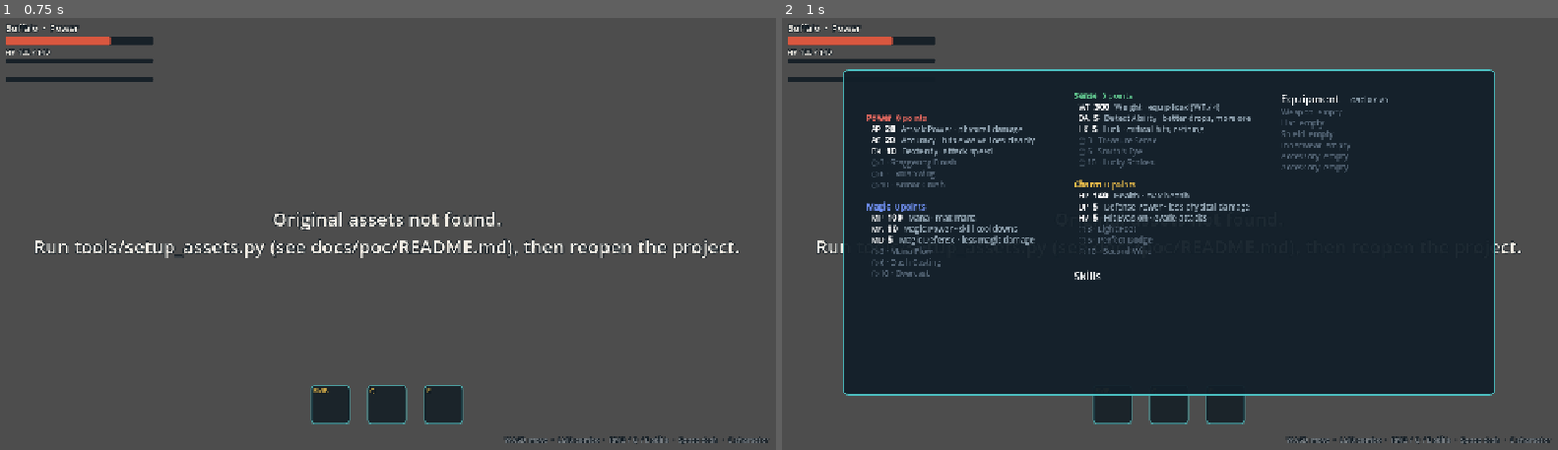
Above: before the commit, frames 1-2 (left to right).
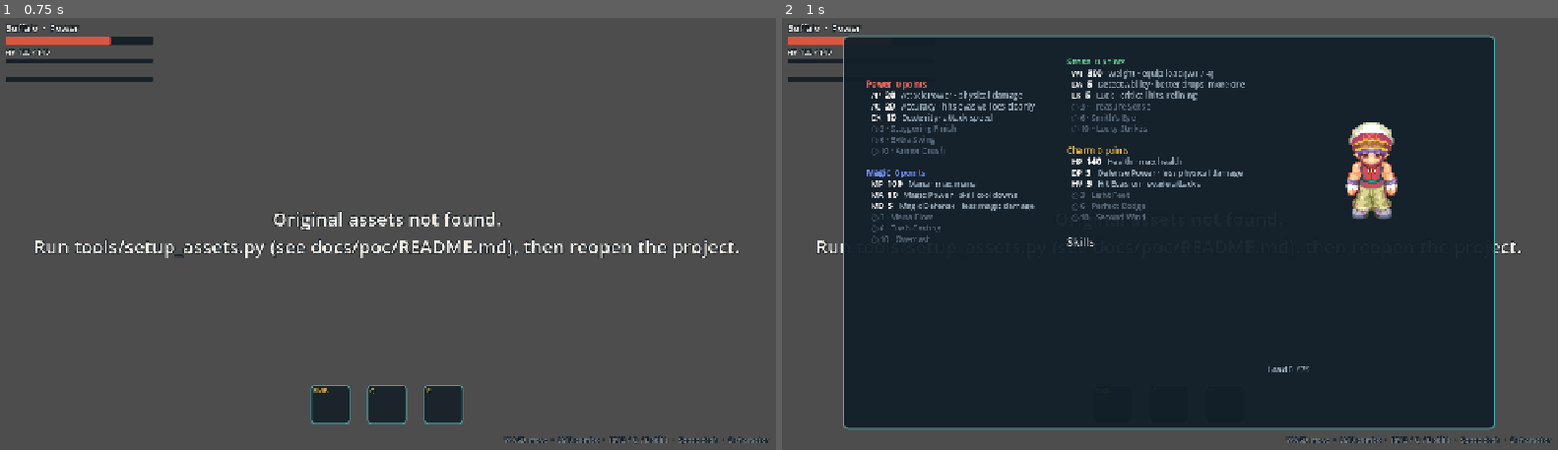
Above: after the commit, the same moments.

Repository: khaledchoucri/tricksterGodot
Game: Godot game, scene res://scenes/hub.tscn
Same seed, same stepped clock (60 frames per second), same inputs: the game is played once before the commit and once after it.
Inputs (mouse positions are in pixels of both pictures, inside the frame that each line leads up to):
- Up to frame 1 (0.75 s): tap Enter (ui_accept) at 0.5 s; move the mouse to (558, 212) at 0.52 s; press the mouse at (558, 212) at 0.53 s; hold D (move_right) from 0.53 s (still down)
- Up to frame 2 (1 s): keep holding D (move_right); tap Enter (ui_accept) at 0.77 s; tap C (character) at 0.8 s

Frame 1 is identical in both runs. In frame 2, 19% of the frame differs, in the area x 7-92%, y 3-96%.
Error in both runs: Invalid access to property or key 'talking' on a base object of type 'Nil'. (res://scripts/hub.gd:99)

Commit message:
The original's equipment window in the character sheet
The character sheet (C / Tab) shows the original's equipment window
(data/UI_nori/EquipUI.nri, laid out by EquipUI.ucf) at twice its size in
place of the equipment text: 13 slots around the character, dressed as
the player is, and the fashion grid below. Run gear fills weapon, hat,
shield, belt and the necklace and ring cells; wardrobe pieces fill ears,
tail, cape, sprint and the fashion head and face; the drill shows in its
slot; the bracer and pet stay empty until those items exist. Hovering a
slot names its item. The load and the rest stay below the window.

Player.dress_sprite() dresses any sprite as the player (the window's
preview shares it). setup_assets exports interface art (UI_ART) and
Assets.ui() finds it. A smoke check holds the window's cells and fit;
tests/screenshots.tscn -- sheet opens it with the character key.

Co-Authored-By: Claude Opus 5.5 <noreply@anthropic.com>

Diff:
--- a/scenes/ui/character_sheet.tscn
+++ b/scenes/ui/character_sheet.tscn
@@ -1,18 +1,19 @@
-[gd_scene load_steps=2 format=3]
+[gd_scene load_steps=3 format=3]
 
 [ext_resource type="Script" path="res://scripts/ui/character_sheet.gd" id="1_sheet"]
+[ext_resource type="Script" path="res://scripts/ui/equipment_window.gd" id="2_equip"]
 
 [node name="CharacterSheet" type="PanelContainer"]
-custom_minimum_size = Vector2(1060, 530)
+custom_minimum_size = Vector2(1060, 640)
 anchors_preset = 8
 anchor_left = 0.5
 anchor_top = 0.5
 anchor_right = 0.5
 anchor_bottom = 0.5
 offset_left = -530.0
-offset_top = -275.0
+offset_top = -320.0
 offset_right = 530.0
-offset_bottom = 255.0
+offset_bottom = 320.0
 grow_horizontal = 2
 grow_vertical = 2
 mouse_filter = 2
@@ -51,10 +52,21 @@
 bbcode_enabled = true
 scroll_active = true
 
-[node name="Right" type="RichTextLabel" parent="Margin/Columns"]
+[node name="RightColumn" type="VBoxContainer" parent="Margin/Columns"]
+layout_mode = 2
+mouse_filter = 2
+theme_override_constants/separation = 8
+
+[node name="Equipment" type="Control" parent="Margin/Columns/RightColumn"]
 unique_name_in_owner = true
 layout_mode = 2
-size_flags_horizontal = 3
+script = ExtResource("2_equip")
+
+[node name="Right" type="RichTextLabel" parent="Margin/Columns/RightColumn"]
+unique_name_in_owner = true
+custom_minimum_size = Vector2(332, 0)
+layout_mode = 2
+size_flags_vertical = 3
 mouse_filter = 1
 theme_override_font_sizes/normal_font_size = 13
 theme_override_font_sizes/bold_font_size = 13
--- a/scripts/assets.gd
+++ b/scripts/assets.gd
@@ -37,6 +37,11 @@
 	return ROOT + "portraits/%s.png" % name
 
 
+## Interface art exported from the client's data/UI_nori (setup_assets.py UI_ART).
+static func ui(name: String) -> String:
+	return ROOT + "ui/%s.png" % name
+
+
 ## An exported held-weapon sprite (its folder and files share the name).
 static func weapon(name: String) -> String:
 	return ROOT + "weapons/%s" % name
--- a/scripts/player/player.gd
+++ b/scripts/player/player.gd
@@ -129,23 +129,28 @@
 ## only where that character's pivot file places it (as in Trickster, where a
 ## job change leaves fashion behind); its stats apply regardless.
 func dress() -> void:
-	if sprite.actor_name != Run.actor():
-		var act := sprite.action if sprite.action != "" else "idle"
-		sprite.setup(Run.actor())
-		sprite.play_action(act, sprite.facing, 0.0, true)
+	dress_sprite(sprite)
+
+
+## Dresses `s` as the current character (the player, or the equipment window's preview).
+static func dress_sprite(s: ActorSprite) -> void:
+	if s.actor_name != Run.actor():
+		var act := s.action if s.action != "" else "idle"
+		s.setup(Run.actor())
+		s.play_action(act, s.facing, 0.0, true)
 	for slot: String in ["hat", "shield"]:
 		var g := Run.gear.equipped(slot)
-		sprite.wear(slot, g.data.worn_sprite() if g else "")
+		s.wear(slot, g.data.worn_sprite() if g else "")
 	# A carried gun is worn too: the pivots place it in the gun poses.
 	var held := Run.gear.equipped("weapon")
-	sprite.wear("gun", held.data.worn_sprite() if held and Run.gear.carries_gun() else "")
+	s.wear("gun", held.data.worn_sprite() if held and Run.gear.carries_gun() else "")
 	var fashion := {}
 	for w in Run.worn_pieces():
 		fashion[w.slot] = w.worn_sprite()
 	for slot: String in ["ear", "tail", "face", "head", "cape"]:
-		sprite.wear(slot, fashion.get(slot, ""))
+		s.wear(slot, fashion.get(slot, ""))
 	if fashion.get("head", "") != "":
-		sprite.wear("hat", "")  # fashion headwear is shown instead of the hat
+		s.wear("hat", "")  # fashion headwear is shown instead of the hat
 
 
 func combo_steps() -> Array[ComboStep]:
--- a/scripts/ui/character_sheet.gd
+++ b/scripts/ui/character_sheet.gd
@@ -1,12 +1,14 @@
 class_name CharacterSheet
 extends PanelContainer
 ## The character window (C / Tab): job and level, type points and the
-## traits they unlocked, all twelve stats by type, equipment and its load,
-## and skill cards. Opens over the game without pausing it.
+## traits they unlocked, all twelve stats by type, skill cards, and the
+## original's equipment window (EquipmentWindow) with the load below it.
+## Opens over the game without pausing it.
 
 @onready var _left: RichTextLabel = %Left
 @onready var _middle: RichTextLabel = %Middle
 @onready var _right: RichTextLabel = %Right
+@onready var _equipment: EquipmentWindow = %Equipment
 
 
 func _ready() -> void:
@@ -24,7 +26,7 @@
 func _fit() -> void:
 	var view := get_viewport().get_visible_rect().size
 	var w := minf(1060.0, view.x - 32.0)
-	var h := minf(530.0, view.y - 120.0)
+	var h := minf(640.0, view.y - 40.0)
 	custom_minimum_size = Vector2(w, h)
 	size = custom_minimum_size
 	position = ((view - size) / 2.0).round()
@@ -34,6 +36,7 @@
 	_left.text = _header_text() + "
 " + _types_text(["power", "magic"])
 	_middle.text = _types_text(["sense", "charm"]).trim_prefix("\n") + "\n\n" + _skills_text()
+	_equipment.refresh()
 	_right.text = _gear_text()
 
 
@@ -79,22 +82,8 @@
 func _gear_text() -> String:
 	var lines: PackedStringArray = []
 	var over := Run.gear.overweight()
-	lines.append("[font_size=18]Equipment[/font_size]   [color=#%s]Load %d / %d%s[/color]" % [
+	lines.append("[color=#%s]Load %d / %d%s[/color]" % [
 		"f07a62" if over else "9fb2c0", Run.gear.equip_load(), Run.gear.load_limit(), "  overweight" if over else ""])
-	for k in Run.gear.EQUIP_SLOTS:
-		var g := Run.gear.equipped(k)
-		var label: String = {"weapon": "Weapon", "hat": "Hat", "shield": "Shield", "innerwear": "Innerwear",
-			"acc1": "Accessory", "acc2": "Accessory"}[k]
-		if g:
-			lines.append("[color=#9fb2c0]%s[/color]  %s" % [label, g.title()])
-			lines.append("    [color=#a8d8da]%s[/color]" % g.summary())
-		else:
-			lines.append("[color=#5a6b7c]%s  empty[/color]" % label)
-	var worn: PackedStringArray = []
-	for w in Run.worn_pieces():
-		worn.append(w.display_name)
-	if worn.size():
-		lines.append("[color=#9fb2c0]Wardrobe[/color]  " + ", ".join(worn))
 	var el := Run.gear.element_attack()
 	if not el.is_empty():
 		var parts: PackedStringArray = []
--- /dev/null
+++ b/scripts/ui/equipment_window.gd
@@ -0,0 +1,126 @@
+class_name EquipmentWindow
+extends Control
+## The original's equipment window (data/UI_nori/EquipUI.nri, laid out by EquipUI.ucf), drawn
+## at twice its size: 13 slots around the character and the fashion grid below. It shows what
+## is worn (run gear, wardrobe pieces and the drill); hovering a slot names its item. The bracer
+## and pet slots stay empty until those items exist, as their outline art shows.
+
+const ART := "equip_window"
+const SCALE := 2
+## EquipUI.ucf: grid 0 is 4 x 5 cells of 38 x 33 from (8, 8); grid 1 (fashion) is 5 x 2 cells of
+## 31 x 31 from (6, 180). The character stands in grid 0's middle (columns 1-2, rows 1-3).
+const GRID := Vector2(8, 8)
+const CELL := Vector2(38, 33)
+const FASHION_GRID := Vector2(6, 180)
+const FASHION_CELL := Vector2(31, 31)
+const ICON := 32
+## What each cell holds, read from the art's outline icons. Reading: our two accessory slots are
+## the necklace and ring cells; the original's accessories (type 7) fit either.
+const SLOTS: Array[Dictionary] = [
+	{"cell": Vector2i(1, 0), "kind": "gear", "key": "hat", "name": "Hat"},
+	{"cell": Vector2i(2, 0), "kind": "wardrobe", "key": "ear", "name": "Ears"},
+	{"cell": Vector2i(3, 0), "kind": "wardrobe", "key": "speed", "name": "Sprint"},
+	{"cell": Vector2i(0, 1), "kind": "gear", "key": "weapon", "name": "Weapon"},
+	{"cell": Vector2i(3, 1), "kind": "gear", "key": "shield", "name": "Shield"},
+	{"cell": Vector2i(0, 2), "kind": "gear", "key": "acc1", "name": "Necklace"},
+	{"cell": Vector2i(3, 2), "kind": "gear", "key": "acc2", "name": "Ring"},
+	{"cell": Vector2i(0, 3), "kind": "none", "key": "bracer", "name": "Bracer"},
+	{"cell": Vector2i(3, 3), "kind": "drill", "key": "drill", "name": "Drill"},
+	{"cell": Vector2i(0, 4), "kind": "none", "key": "pet", "name": "Pet"},
+	{"cell": Vector2i(1, 4), "kind": "gear", "key": "innerwear", "name": "Belt"},
+	{"cell": Vector2i(2, 4), "kind": "wardrobe", "key": "tail", "name": "Tail"},
+	{"cell": Vector2i(3, 4), "kind": "wardrobe", "key": "cape", "name": "Cape"},
+]
+## The fashion grid, row by row (the art's outlines). Our wardrobe's head and face pieces go here.
+const FASHION: Array[String] = ["head", "face", "hand item", "top", "coat", "hands", "socks", "shoes", "bottom", "belt"]
+
+var _icons: Dictionary[String, TextureRect] = {}
+var _preview: ActorSprite
+
+
+func _ready() -> void:
+	var art := Assets.ui(ART)
+	var bg := TextureRect.new()
+	bg.texture = load(art) if ResourceLoader.exists(art) else null
+	bg.texture_filter = CanvasItem.TEXTURE_FILTER_NEAREST
+	bg.stretch_mode = TextureRect.STRETCH_SCALE
+	bg.mouse_filter = Control.MOUSE_FILTER_IGNORE
+	var size_1x := bg.texture.get_size() if bg.texture else Vector2(166, 246)
+	bg.size = size_1x * SCALE
+	custom_minimum_size = bg.size
+	add_child(bg)
+	_add_preview()
+	for s in SLOTS:
+		_add_icon(String(s.key), GRID + CELL * Vector2(s.cell), CELL)
+	for i in FASHION.size():
+		_add_icon("fashion:" + FASHION[i], FASHION_GRID + FASHION_CELL * Vector2(i % 5, i / 5), FASHION_CELL)
+
+
+## The character in the window's middle, dressed as the player is.
+func _add_preview() -> void:
+	var box := SubViewportContainer.new()
+	box.stretch = true
+	box.stretch_shrink = SCALE
+	box.position = (GRID + CELL) * SCALE
+	box.size = CELL * Vector2(2, 3) * SCALE
+	box.mouse_filter = Control.MOUSE_FILTER_IGNORE
+	box.texture_filter = CanvasItem.TEXTURE_FILTER_NEAREST
+	add_child(box)
+	var view := SubViewport.new()
+	view.transparent_bg = true
+	box.add_child(view)
+	_preview = ActorSprite.new()
+	_preview.position = Vector2(CELL.x, CELL.y * 2.6)
+	view.add_child(_preview)
+
+
+func _add_icon(key: String, at: Vector2, cell: Vector2) -> void:
+	var t := TextureRect.new()
+	t.texture_filter = CanvasItem.TEXTURE_FILTER_NEAREST
+	t.stretch_mode = TextureRect.STRETCH_KEEP_ASPECT_CENTERED
+	t.expand_mode = TextureRect.EXPAND_IGNORE_SIZE
+	t.position = (at + (cell - Vector2(ICON, ICON)) / 2.0) * SCALE
+	t.size = Vector2(ICON, ICON) * SCALE
+	t.mouse_filter = Control.MOUSE_FILTER_STOP
+	add_child(t)
+	_icons[key] = t
+
+
+func refresh() -> void:
+	if _preview:
+		Player.dress_sprite(_preview)
+		_preview.play_action("idle", Vector2(0, 1))
+	var pieces: Dictionary[String, WardrobeData] = {}
+	for w in Run.worn_pieces():
+		pieces[w.slot] = w
+	for s in SLOTS:
+		var key := String(s.key)
+		match String(s.kind):
+			"gear":
+				var g := Run.gear.equipped(key)
+				_show(key, g.data.icon() if g else null, String(s.name), g.title() + "\n" + g.summary() if g else "")
+			"wardrobe":
+				var w: WardrobeData = pieces.get(key)
+				_show(key, w.icon() if w else null, String(s.name), w.display_name + "\n" + w.describe() if w else "")
+			"drill":
+				var d := Run.purse.drill()
+				_show(key, d.icon() if d else null, String(s.name), d.display_name if d else "")
+			_:
+				_show(key, null, String(s.name), "")
+	for f in FASHION:
+		var w: WardrobeData = pieces.get(f)
+		_show("fashion:" + f, w.icon() if w else null, f.capitalize(), w.display_name + "\n" + w.describe() if w else "")
+
+
+func _show(key: String, icon: Texture2D, slot_name: String, text: String) -> void:
+	var t := _icons[key]
+	t.texture = icon
+	t.tooltip_text = "%s\n%s" % [slot_name, text] if text != "" else "%s: empty" % slot_name
+
+
+## The item names shown in each slot, for tests: slot key -> tooltip.
+func shown() -> Dictionary[String, String]:
+	var out: Dictionary[String, String] = {}
+	for k in _icons:
+		out[k] = _icons[k].tooltip_text
+	return out
--- a/tests/screenshots.gd
+++ b/tests/screenshots.gd
@@ -49,6 +49,10 @@
 		return
 	if "desert" in OS.get_cmdline_user_args():
 		await _shoot_desert()
+		get_tree().quit()
+		return
+	if "sheet" in OS.get_cmdline_user_args():
+		await _shoot_sheet()
 		get_tree().quit()
 		return
 	if "rest" in OS.get_cmdline_user_args():
@@ -170,6 +174,22 @@
 	await _snap("12_card_album")
 
 
+## The character sheet with its equipment window, opened with the character key, wearing a
+## few pieces so the slots show items.
+func _shoot_sheet() -> void:
+	game = load("res://scenes/game.tscn").instantiate()
+	add_child(game)
+	await _wait(2.5)
+	for id: String in ["candy_hat", "candy_shield", "might_ring", "golden_mole_vest"]:
+		Run.gear.equip(GearItem.roll(load("res://data/items/%s.tres" % id), 0.5))
+	game.player.dress()
+	_press("character")
+	await _wait(0.8)
+	await _snap("44_equipment_window")
+	_press("character")
+	await _wait(0.3)
+
+
 ## Each rest stop as a player meets it: arriving, walking up to Julio, pressing the talk
 ## key, and paging through his conversation into the shelves.
 func _shoot_rest() -> void:
--- a/tests/smoke/ui.gd
+++ b/tests/smoke/ui.gd
@@ -36,3 +36,23 @@
 		"a 20-option list scrolls and its Leave option stays pinned on screen (reachable %s, bottom %d)"
 		% [game.hud.pick_reachable(20), game.hud.pick_panel.get_global_rect().end.y])
 	game.hud.pick_panel.visible = false
+
+	# The character sheet's equipment window: the original's 13 slots and fashion grid, each
+	# naming what it holds, and the window fits on screen.
+	var hat := GearItem.roll(_item("candy_hat"), 0.0)
+	var old_hat: GearItem = Run.gear.equipped("hat")
+	Run.gear.equip(hat, "hat")
+	game.hud.sheet.toggle()
+	await wait(0.2)
+	var window: EquipmentWindow = game.hud.sheet.get_node("%Equipment")
+	var shown := window.shown()
+	check(shown.size() == 23 and shown["hat"].contains(hat.title()) and shown["pet"] == "Pet: empty"
+		and window.get_global_rect().end.y <= 720.0,
+		"the equipment window shows 13 slots and the fashion grid, the hat in its slot (%d cells, bottom %d)"
+		% [shown.size(), window.get_global_rect().end.y])
+	game.hud.sheet.toggle()
+	if old_hat:
+		Run.gear.equip(old_hat, "hat")
+	else:
+		Run.gear.equipment.erase("hat")
+	Run.stats_changed()
Not shown, added: scripts/ui/equipment_window.gd.uid
Not shown, changed: tools/setup_assets.py
